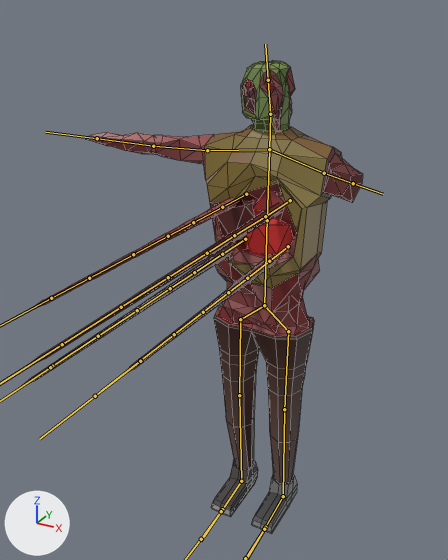
Renders of the FBX model Assets/Models/Zombies/tentacle1.fbx from each side of a commit.
One viewpoint serves both versions: a 50 mm lens placed at (1.05, -2.29, 2.33), pointed at (-0.07, -0.24, 1.3). The lights are fixed; the arrows at lower left show +X, +Y and +Z. The bones that bend it are drawn over the model as lines. Mesh edges are drawn as thin lines.
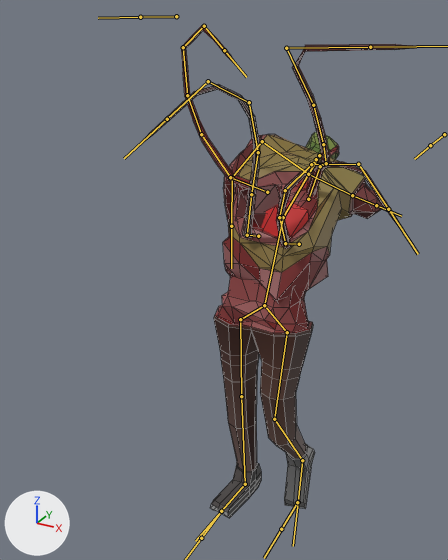
The newer file adds an action. The first version stands in its rest pose; the second is drawn at frame 123 of the action 'Armature|Armature|Armature|Armature|Armature|Idle2|Armature|Idle2|Armatu'.

Location of each change, (x1, y1, x2, y2) in pixels of the pictures (448 x 560 px):
'Cube', posed (18% narrower): before (17, 61, 363, 534); after (138, 26, 422, 518)
bone 'LowerBody', root to tip: before (264, 305) to (267, 218); after (264, 305) to (283, 215)
bone 'UpperBody', root to tip: before (267, 220) to (269, 149); after (283, 217) to (308, 174)
bone 'Head', root to tip: before (270, 114) to (268, 80); after (319, 155) to (316, 159)
bone 'R.Shoulder', root to tip: before (269, 149) to (207, 150); after (308, 174) to (262, 141)
bone 'Tentacle1.start', root to tip: before (207, 150) to (153, 146); after (262, 141) to (232, 177)
bone 'R.LowerArm', root to tip: before (153, 146) to (97, 138); after (232, 177) to (231, 226)
bone 'Tentacle1.Start', root to tip: before (245, 239) to (222, 254); after (258, 236) to (247, 235)
bone 'Tentacle1piece', root to tip: before (222, 254) to (194, 272); after (247, 235) to (251, 194)
bone 'Tentacle1piece.001', root to tip: before (194, 272) to (170, 288); after (251, 194) to (258, 152)
bone 'Tentacle1piece.002', root to tip: before (170, 288) to (137, 310); after (258, 152) to (249, 102)
bone 'Tentacle1piece.003', root to tip: before (137, 310) to (98, 336); after (249, 102) to (208, 81)
bone 'Tentacle1.End', root to tip: before (98, 336) to (52, 366); after (208, 81) to (167, 119)
bone 'Tentacle2.Start', root to tip: before (288, 246) to (269, 261); after (299, 244) to (285, 243)
bone 'Tentacle2piece', root to tip: before (269, 261) to (247, 278); after (285, 243) to (279, 217)
bone 'Tentacle2piece.001', root to tip: before (247, 278) to (228, 292); after (279, 217) to (285, 190)
bone 'Tentacle2piece.002', root to tip: before (228, 292) to (203, 312); after (285, 190) to (311, 164)
bone 'Tentacle2piece.003', root to tip: before (203, 312) to (174, 334); after (311, 164) to (358, 164)
bone 'Tentacle2.End', root to tip: before (174, 334) to (140, 360); after (358, 164) to (388, 209)
bone 'Tentacle3.Start', root to tip: before (290, 200) to (265, 216); after (308, 199) to (320, 166)
bone 'Tentacle3piece', root to tip: before (265, 216) to (234, 235); after (320, 166) to (326, 163)
bone 'Tentacle3piece.001', root to tip: before (234, 235) to (207, 253); after (326, 163) to (323, 144)
bone 'Tentacle3piece.002', root to tip: before (207, 253) to (168, 277); after (323, 144) to (313, 105)
bone 'Tentacle3piece.003', root to tip: before (168, 277) to (121, 307); after (313, 105) to (286, 48)
bone 'Tentacle3.End', root to tip: before (121, 307) to (62, 344); after (286, 48) to (370, 47)
bone 'Tentacle4.Start', root to tip: before (246, 194) to (222, 207); after (267, 192) to (230, 177)
bone 'Tentacle4piece', root to tip: before (222, 207) to (193, 222); after (230, 177) to (201, 134)
bone 'Tentacle4piece.001', root to tip: before (193, 222) to (168, 236); after (201, 134) to (187, 95)
bone 'Tentacle4piece.002', root to tip: before (168, 236) to (133, 254); after (187, 95) to (183, 47)
bone 'Tentacle4piece.003', root to tip: before (133, 254) to (89, 278); after (183, 47) to (204, 26)
bone 'Tentacle4.End', root to tip: before (89, 278) to (51, 298); after (204, 26) to (224, 50)
bone 'L.Hip', root to tip: before (264, 305) to (288, 331); after (264, 305) to (287, 332)
bone 'L.UpperLeg', root to tip: before (288, 331) to (284, 409); after (287, 332) to (274, 419)
bone 'L.LowerLeg', root to tip: before (284, 409) to (283, 496); after (274, 419) to (302, 460)
bone 'L.Foot', root to tip: before (283, 496) to (265, 527); after (302, 460) to (298, 502)
bone 'R.UpperLeg', root to tip: before (240, 319) to (239, 395); after (240, 319) to (241, 396)
bone 'R.Foot', root to tip: before (241, 481) to (222, 509); after (245, 484) to (221, 511)
bone 'L.FootIK', root to tip: before (264, 529) to (245, 558); after (297, 502) to (281, 529)

The edits, one by one:
Bone 'LowerBody' (bone_lowerbody) turns from (0, 0, 0) to (-23, -1, 0) degrees about its own x, y and z.
Bone 'UpperBody' (bone_upperbody) turns from (0, 0, 0) to (-40, 5, -4) degrees about its own x, y and z.
Bone 'Head' (bone_head) turns from (0, 0, 0) to (69, 25, 4) degrees about its own x, y and z.
Bone 'R.Shoulder' (bone_r_shoulder) turns from (0, 0, 0) to (-27, -30, 1) degrees about its own x, y and z.
Bone 'Tentacle1.start' (bone_tentacle1_start) turns from (0, 0, 0) to (88, -37, -18) degrees about its own x, y and z.
Bone 'R.LowerArm' (bone_r_lowerarm) turns from (0, 0, 0) to (-33, -10, -5) degrees about its own x, y and z.
Bone 'Tentacle1.Start' (bone_tentacle1_start_) turns from (0, 0, 0) to (2, -2, -12) degrees about its own x, y and z.
Bone 'Tentacle1piece' (bone_tentacle1piece) turns from (0, 0, 0) to (49, -7, 0) degrees about its own x, y and z.
Bone 'Tentacle1piece.001' (bone_tentacle1piece_001) turns from (0, 0, 0) to (18, -5, -7) degrees about its own x, y and z.
Bone 'Tentacle1piece.002' (bone_tentacle1piece_002) turns from (0, 0, 0) to (-15, -7, -10) degrees about its own x, y and z.
Bone 'Tentacle1piece.003' (bone_tentacle1piece_003) turns from (0, 0, 0) to (-47, -9, -10) degrees about its own x, y and z.
Bone 'Tentacle1.End' (bone_tentacle1_end) turns from (0, 0, 0) to (-57, -3, -13) degrees about its own x, y and z.
Bone 'Tentacle2.Start' (bone_tentacle2_start) turns from (0, 0, 0) to (4, 16, -3) degrees about its own x, y and z.
Bone 'Tentacle2piece' (bone_tentacle2piece) turns from (0, 0, 0) to (30, 9, 19) degrees about its own x, y and z.
Bone 'Tentacle2piece.001' (bone_tentacle2piece_001) turns from (0, 0, 0) to (4, 13, 17) degrees about its own x, y and z.
Bone 'Tentacle2piece.002' (bone_tentacle2piece_002) turns from (0, 0, 0) to (-17, 14, 13) degrees about its own x, y and z.
Bone 'Tentacle2piece.003' (bone_tentacle2piece_003) turns from (0, 0, 0) to (-35, 12, 6) degrees about its own x, y and z.
Bone 'Tentacle2.End' (bone_tentacle2_end) turns from (0, 0, 0) to (-60, -3, 3) degrees about its own x, y and z.
Bone 'Tentacle3.Start' (bone_tentacle3_start) turns from (0, 0, 0) to (-30, -1, -25) degrees about its own x, y and z.
Bone 'Tentacle3piece' (bone_tentacle3piece) turns from (0, 0, 0) to (36, -17, -13) degrees about its own x, y and z.
Bone 'Tentacle3piece.001' (bone_tentacle3piece_001) turns from (0, 0, 0) to (9, -22, -20) degrees about its own x, y and z.
Bone 'Tentacle3piece.002' (bone_tentacle3piece_002) turns from (0, 0, 0) to (2, -26, -13) degrees about its own x, y and z.
Bone 'Tentacle3piece.003' (bone_tentacle3piece_003) turns from (0, 0, 0) to (-11, -30, -5) degrees about its own x, y and z.
Bone 'Tentacle3.End' (bone_tentacle3_end) turns from (0, 0, 0) to (104, -14, 95) degrees about its own x, y and z.
Bone 'Tentacle4.Start' (bone_tentacle4_start) turns from (0, 0, 0) to (-6, 5, 29) degrees about its own x, y and z.
Bone 'Tentacle4piece' (bone_tentacle4piece) turns from (0, 0, 0) to (44, 19, -3) degrees about its own x, y and z.
Bone 'Tentacle4piece.001' (bone_tentacle4piece_001) turns from (0, 0, 0) to (11, 15, 12) degrees about its own x, y and z.
Bone 'Tentacle4piece.002' (bone_tentacle4piece_002) turns from (0, 0, 0) to (-16, 19, 24) degrees about its own x, y and z.
Bone 'Tentacle4piece.003' (bone_tentacle4piece_003) turns from (0, 0, 0) to (-40, 22, 28) degrees about its own x, y and z.
Bone 'Tentacle4.End' (bone_tentacle4_end) turns from (0, 0, 0) to (-49, 19, 13) degrees about its own x, y and z.
Bone 'L.Hip' (bone_l_hip) turns from (0, 0, 0) to (0, -4, -5) degrees about its own x, y and z.
Bone 'L.UpperLeg' (bone_l_upperleg) turns from (0, 0, 0) to (-6, 0, 0) degrees about its own x, y and z.
Bone 'L.LowerLeg' (bone_l_lowerleg) turns from (0, 0, 0) to (44, 2, -2) degrees about its own x, y and z.
Bone 'L.Foot' (bone_l_foot) turns from (0, 0, 0) to (-4, -2, 14) degrees about its own x, y and z.
Bone 'R.UpperLeg' (bone_r_upperleg) turns from (0, 0, 0) to (0, 0, -2) degrees about its own x, y and z.
Bone 'R.Foot' (bone_r_foot) turns from (0, 0, 0) to (-1, 1, -9) degrees about its own x, y and z.
Bone 'L.FootIK' (bone_l_footik) moves from (0.0, 0.0, 0.0) to (0.074, -0.242, 0.0).
